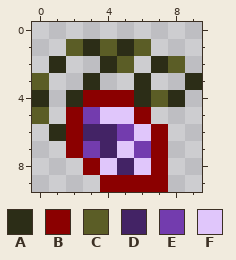
File history of a pixel-art sprite, Art/16x16 Pixel Art Roguelike (Forest) Pack/items/soul_amulet_cursed.png. The first picture shows the starting point.
The file is 10x10 pixels.
Palette (. is transparent): A #2c2d17  B #8b0000  C #5b5d26  D #432365  E #733cae  F #e0c6fb
Pixels before, first column x 0:
 1 ..CACAC...
 2 .A..AC.AC.
 3 C..A..A..A
 4 A.ABBBACA.
 5 C.BEFFB...
 6 .ABDDEFB..
 7 ..BEDFEB..
 8 ...BFDFB..
 9 ....BBBB..
New version:
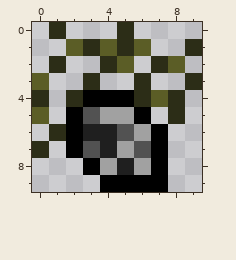
What changed:
colour B: #8b0000 -> #000000
colour D: #432365 -> #1f1f1f
colour E: #733cae -> #525252
colour F: #e0c6fb -> #a1a1a1
Changed rows in their new state; - is a pixel that keeps its letter.
first column x 1:
 0 A---A----
 1 --------A
first column x 0:
 5 --------A
 7 A--------
Where, in picture pixels (left, top, right, bottom), the same in both pictures:
changed: (32, 22, 202, 192)
